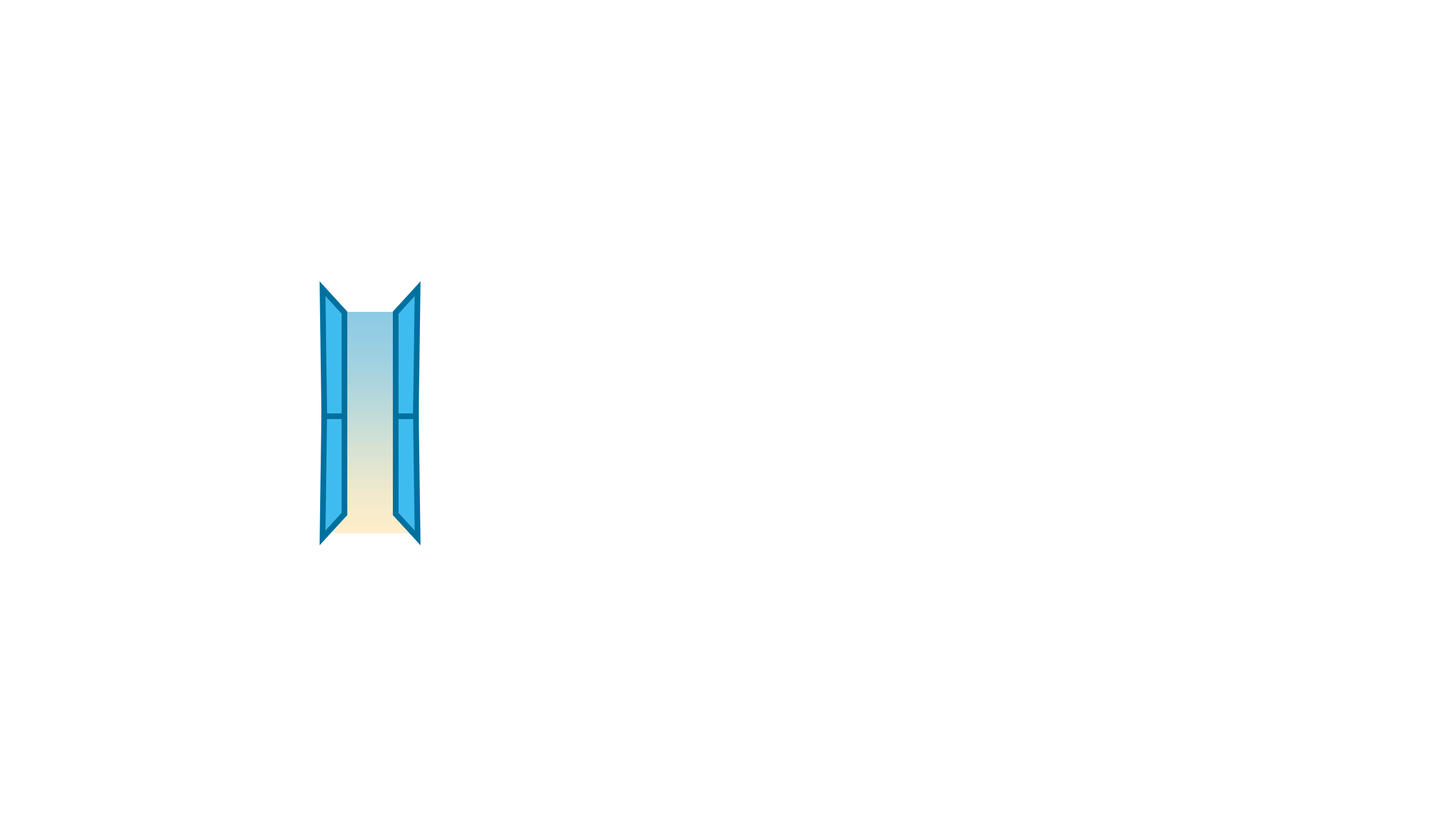
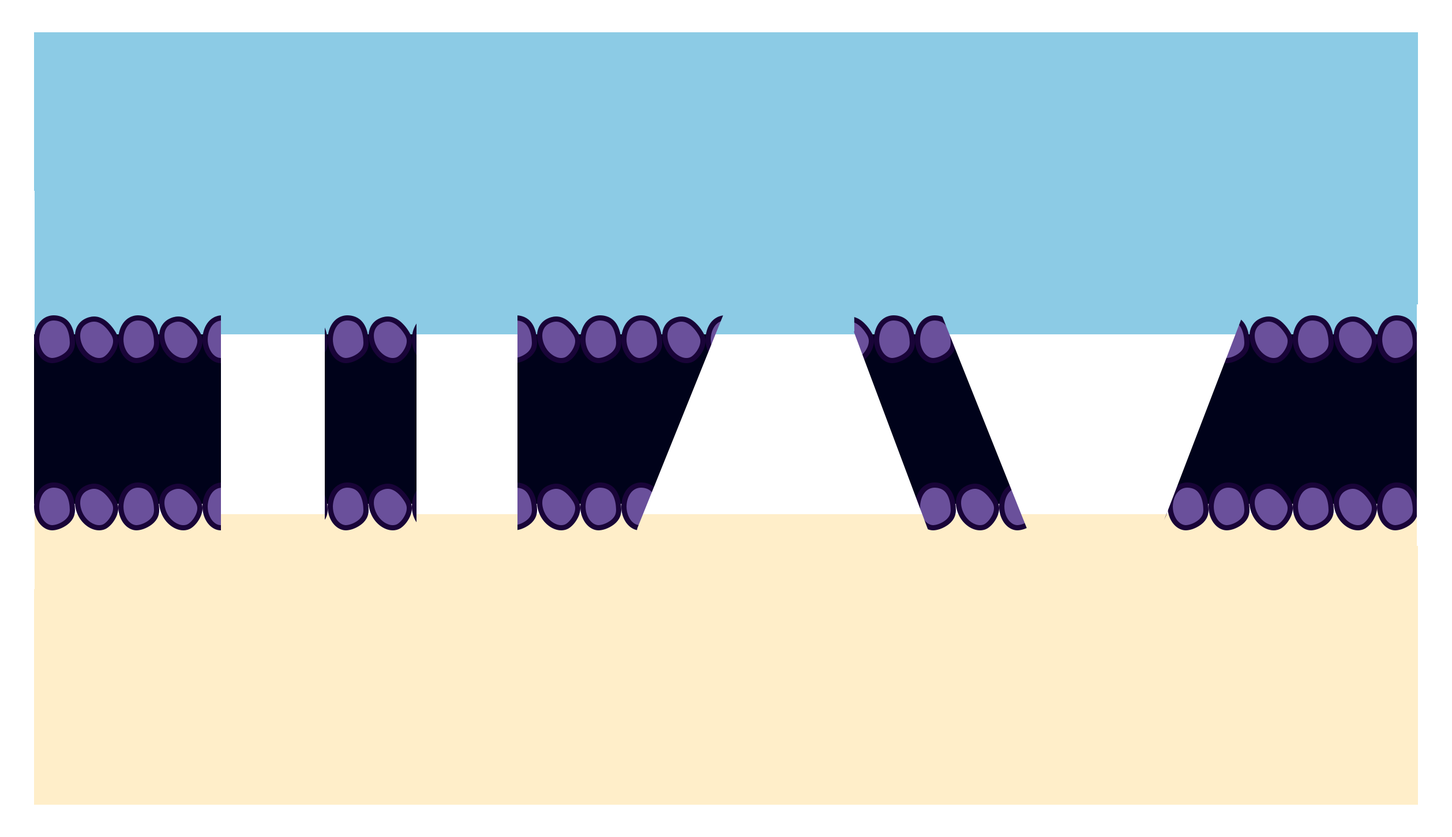
The second 1452px x 837px image is a revision of the first. Changes to its layers:
hid "blona potas" over [319, 281, 421, 546]
showed "blona", painted on it over [34, 315, 1417, 531]
showed "tlo" over [34, 32, 1418, 806]
